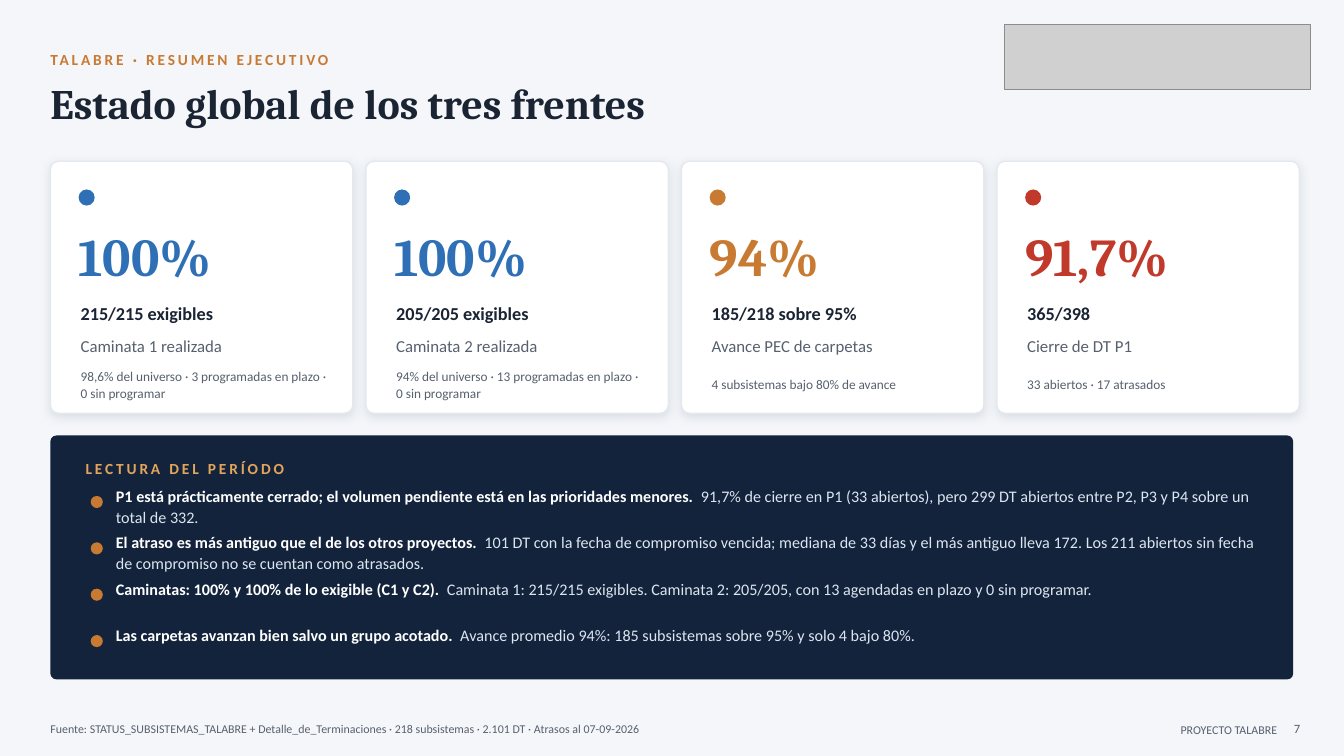
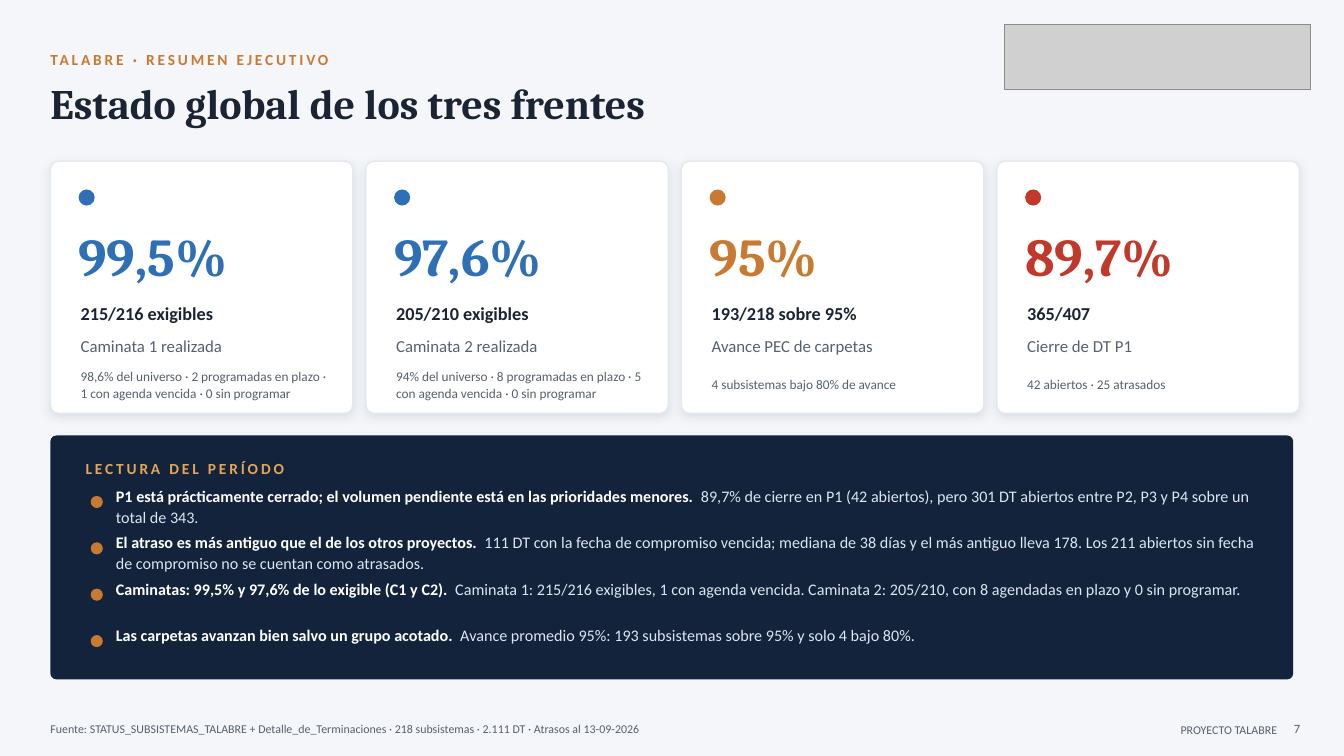
Before and after one commit to tdkvalex/Dashboard-HSEQ, a slide deck: slide 7 of panel_control_TOP_P1/Panel_Control_TOP_P1.pptx. Drawn at 1344x756 pixels with LibreOffice and Linux fonts; fonts in the diff are those of the drawing; grey boxes stand for pictures. Boxes give left, top, right and bottom in pixels: in the first picture for what was removed or moved away, otherwise in the second. Text is boxed around its words. In the diff, an @@ line names an element or a change of style, - is before the commit and + after.

```diff
--- a/panel_control_TOP_P1/Panel_Control_TOP_P1.pptx
+++ b/panel_control_TOP_P1/Panel_Control_TOP_P1.pptx
@@ text at [79, 240, 228, 284]: text changed @@
-100%
+99,5%
@@ text at [394, 240, 542, 284]: text changed @@
-100%
+97,6%
@@ text at [710, 240, 818, 278]: text changed @@
-94%
+95%
@@ text at [1025, 240, 1174, 284]: text changed @@
-91,7%
+89,7%
@@ text at [81, 307, 213, 323]: text changed @@
-215/215 exigibles
+215/216 exigibles
@@ text at [396, 307, 528, 323]: text changed @@
-205/205 exigibles
+205/210 exigibles
@@ text at [712, 307, 857, 321]: text changed @@
-185/218 sobre 95%
+193/218 sobre 95%
@@ text at [1027, 307, 1090, 321]: text changed @@
-365/398
+365/407
@@ text at [81, 372, 319, 400]: text changed @@
-98,6% del universo · 3 programadas en plazo · 0 sin programar
+98,6% del universo · 2 programadas en plazo · 1 con agenda vencida · 0 sin programar
@@ text at [396, 372, 642, 401]: text changed @@
-94% del universo · 13 programadas en plazo · 0 sin programar
+94% del universo · 8 programadas en plazo · 5 con agenda vencida · 0 sin programar
@@ text at [1027, 380, 1165, 389]: text changed @@
-33 abiertos · 17 atrasados
+42 abiertos · 25 atrasados
@@ text at [116, 490, 1249, 523]: text changed @@
-P1 está prácticamente cerrado; el volumen pendiente está en las prioridades menores. 91,7% de cierre en P1 (33 abiertos), pero 299 DT abiertos entre P2, P3 y P4 sobre un total de 332.
+P1 está prácticamente cerrado; el volumen pendiente está en las prioridades menores. 89,7% de cierre en P1 (42 abiertos), pero 301 DT abiertos entre P2, P3 y P4 sobre un total de 343.
@@ text at [116, 536, 1254, 572]: text changed @@
-El atraso es más antiguo que el de los otros proyectos. 101 DT con la fecha de compromiso vencida; mediana de 33 días y el más antiguo lleva 172. Los 211 abiertos sin fecha de compromiso no se cuentan como atrasados.
+El atraso es más antiguo que el de los otros proyectos. 111 DT con la fecha de compromiso vencida; mediana de 38 días y el más antiguo lleva 178. Los 211 abiertos sin fecha de compromiso no se cuentan como atrasados.
@@ text at [116, 583, 1241, 598]: text changed @@
-Caminatas: 100% y 100% de lo exigible (C1 y C2). Caminata 1: 215/215 exigibles. Caminata 2: 205/205, con 13 agendadas en plazo y 0 sin programar.
+Caminatas: 99,5% y 97,6% de lo exigible (C1 y C2). Caminata 1: 215/216 exigibles, 1 con agenda vencida. Caminata 2: 205/210, con 8 agendadas en plazo y 0 sin programar.
@@ text at [116, 629, 915, 644]: text changed @@
-Las carpetas avanzan bien salvo un grupo acotado. Avance promedio 94%: 185 subsistemas sobre 95% y solo 4 bajo 80%.
+Las carpetas avanzan bien salvo un grupo acotado. Avance promedio 95%: 193 subsistemas sobre 95% y solo 4 bajo 80%.
@@ text at [50, 725, 640, 735]: text changed @@
-Fuente: STATUS_SUBSISTEMAS_TALABRE + Detalle_de_Terminaciones · 218 subsistemas · 2.101 DT · Atrasos al 07-09-2026
+Fuente: STATUS_SUBSISTEMAS_TALABRE + Detalle_de_Terminaciones · 218 subsistemas · 2.111 DT · Atrasos al 13-09-2026
```
Also in this commit, not shown: 11 other slides changed, 5 other files.
